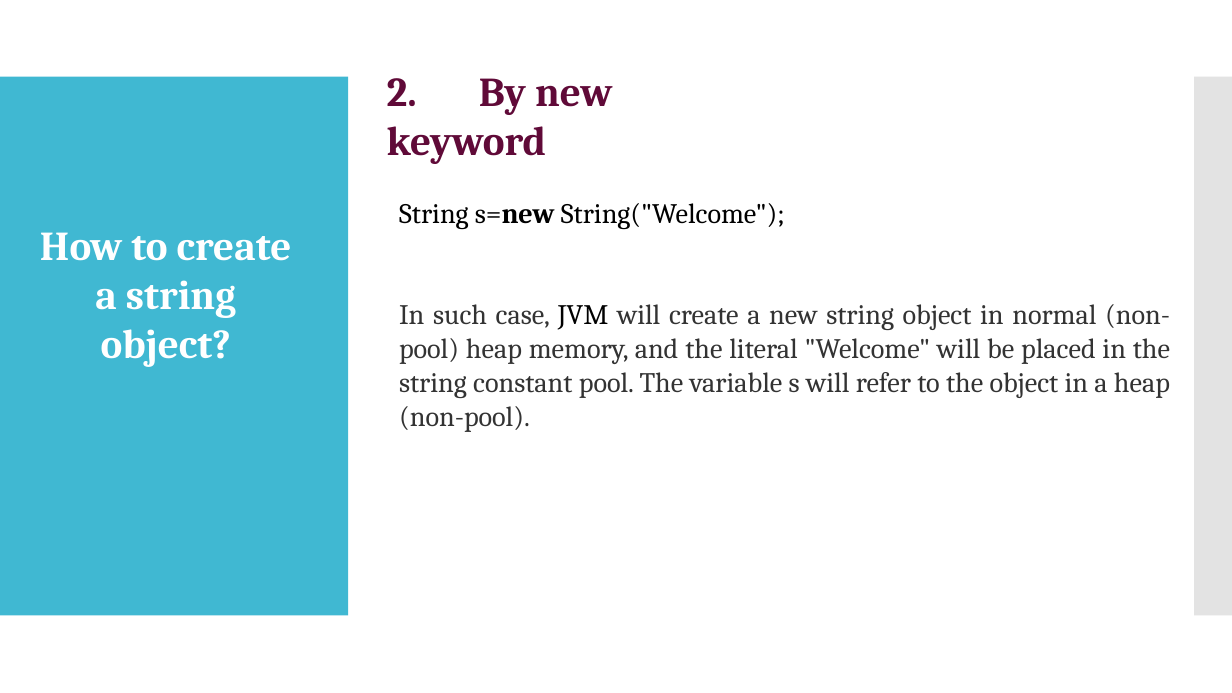
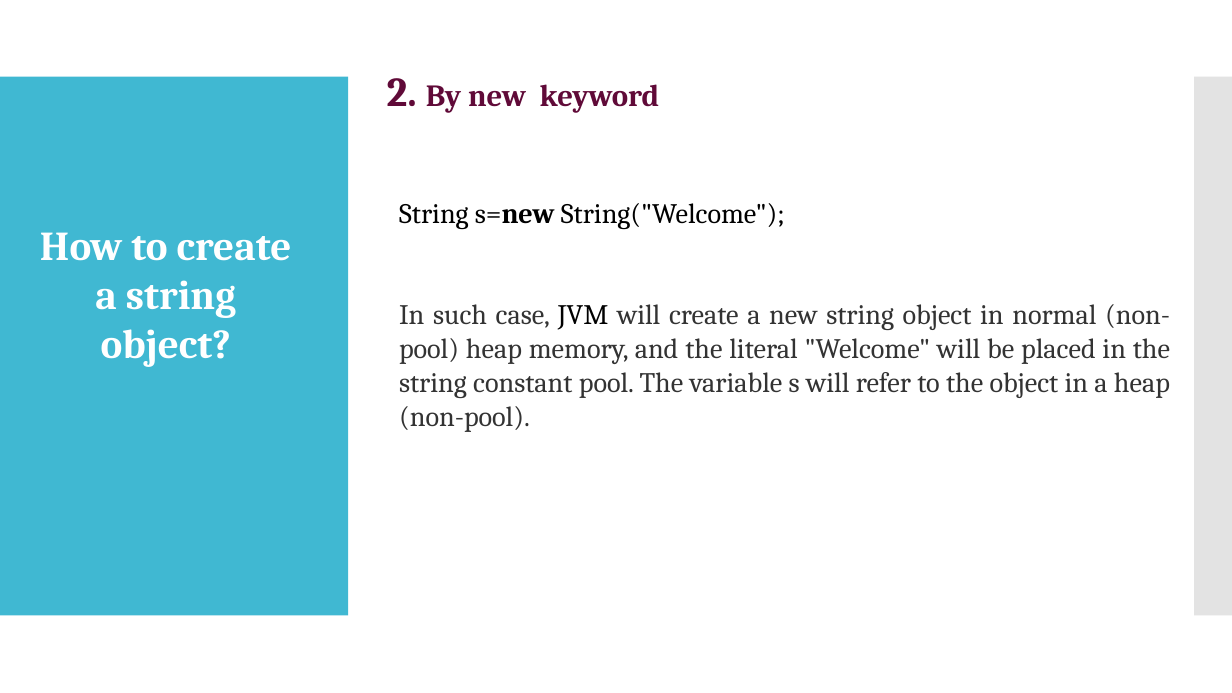
Before and after one commit to AbhishekChauhan9036/Java-Programming, a slide deck: slide 18 of Lecture Notes & PPT/UNIT 2.pptx. Drawn at 1232x693 pixels with LibreOffice and Linux fonts; fonts in the diff are those of the drawing. Boxes give left, top, right and bottom in pixels: in the first picture for what was removed or moved away, otherwise in the second. Text is boxed around its words. In the diff, an @@ line names an element or a change of style, - is before the commit and + after.

```diff
--- a/Lecture Notes & PPT/UNIT 2.pptx
+++ b/Lecture Notes & PPT/UNIT 2.pptx
@@ title "2. By new keyword" at (387,78,660,113): size 32 to 24 pt in "By new keyword" @@
```
Also in this commit, not shown: 10 other slides changed, 1 other file.
